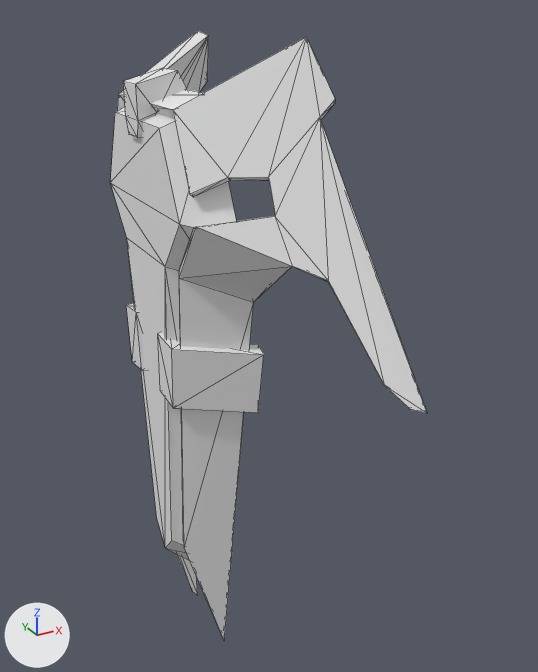
One commit to the FBX model Assets/Exteel/Prefabs/Weapons/SHS309_Import.fbx: the scene before it, then after it.
Camera for both pictures: a camera (50 mm lens) standing at (-26.3, -52.2, 25.7) and looking at (1.9, -0.8, 0.0). The lights are fixed; the arrows at lower left show +X, +Y and +Z. Mesh edges are drawn as thin lines.

Objects in the first picture: '/Users/andy/Blender/Exteel/Animations Exported/GFA_Shield/Skele'.
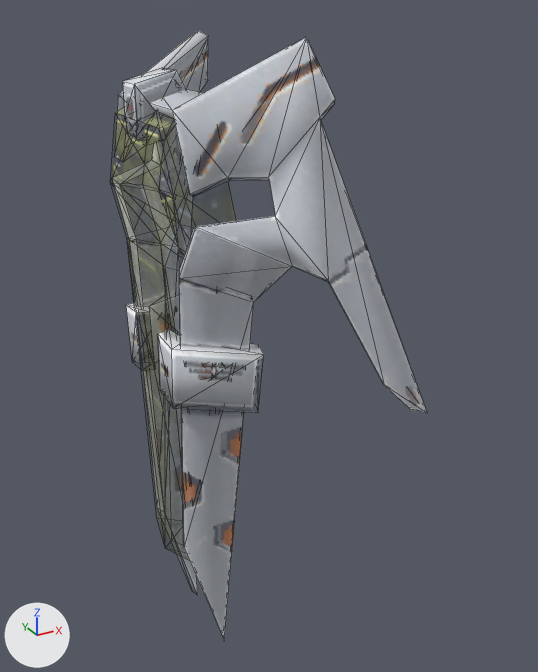
The newer file is also rescaled (x0.0254), turned or shifted as a whole; pictures and numbers use the older file's frame.

Pixel boxes [x1, y1, x2, y2] of what changed, in the pictures (538 x 672 px; the box of a moved part takes in the faces that stretch with it):
'/Users/andy/Blender/Exteel/Animations Exported/GFA_Shield/Skele', reshaped
    before: [110, 31, 427, 640]
    after: [112, 31, 427, 640]
part 1 of me_users_andy_blender_exteel_animations_exported_gfa_shield_skele, moved or reshaped
    before: [123, 68, 186, 137]
    after: [122, 68, 186, 137]
part 2 of me_users_andy_blender_exteel_animations_exported_gfa_shield_skele, moved or reshaped (not visible before)
    after: [149, 295, 245, 381]
part 3 of me_users_andy_blender_exteel_animations_exported_gfa_shield_skele, moved or reshaped
    before: [110, 36, 208, 266]
    after: [113, 36, 289, 203]
part 4 of me_users_andy_blender_exteel_animations_exported_gfa_shield_skele, surface changed
    before: [128, 252, 172, 548]
    after: [143, 119, 220, 503]
part 5 of me_users_andy_blender_exteel_animations_exported_gfa_shield_skele, recoloured
    both: [117, 31, 427, 640]

The change, as a list of edits to the scene's bpy script:
```text
Add img_shs309_tga:
    img_shs309_tga = load_image('SHS309.tga', '_unpacked/SHS309.tga', 512, 256, 'sRGB')
Add mat_shs309_shd:
    mat_shs309_shd = bpy.data.materials.new('SHS309_shd')
    # uses the picture img_shs309_tga
Change me_users_andy_blender_exteel_animations_exported_gfa_shield_skele:
    where me_users_andy_blender_exteel_animations_exported_gfa_shield_skele.from_pydata(...)  # 151 vertices, 262 faces; spans x -8.6..3.5, y -20.1..20.7, z -29.2..24.1
    used by ob_users_andy_blender_exteel_animations_exported_gfa_shield_skele; location = (0.0, 0.0, 0.0)
    me_users_andy_blender_exteel_animations_exported_gfa_shield_skele part 1: the loose piece of 14 vertices spanning x -8.6..-4.7, y -1.1..1.5, z 17.4..21.8 is moved by (0.0, 0.2, 0.0), in mat_shs309_shd
    me_users_andy_blender_exteel_animations_exported_gfa_shield_skele part 2
    26 faces are deleted
    26 new faces join them
    me_users_andy_blender_exteel_animations_exported_gfa_shield_skele part 3
    16 faces are deleted
    16 new faces join them
    me_users_andy_blender_exteel_animations_exported_gfa_shield_skele part 4: 10 kept faces spanning x -8.3..-2.2, y -9.1..9.7, z -22.9..20.0 get new texture (UV) coordinates
    me_users_andy_blender_exteel_animations_exported_gfa_shield_skele part 5: 200 faces spanning x -8.5..3.5, y -20.1..20.7, z -29.2..24.1 switch from mat_pskmat0_019 (white #e7e7e7) to mat_shs309_shd
    me_users_andy_blender_exteel_animations_exported_gfa_shield_skele part 6: the surface is now shaded smooth
```
